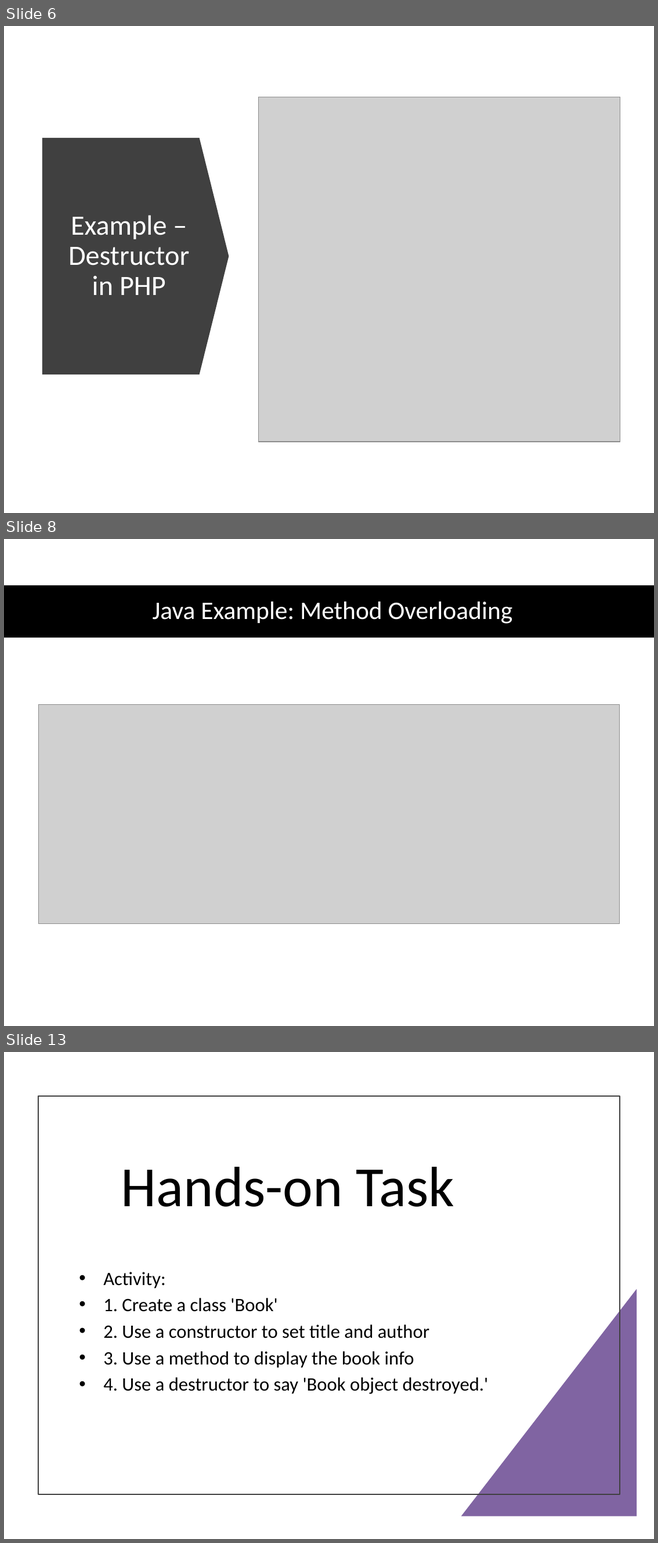
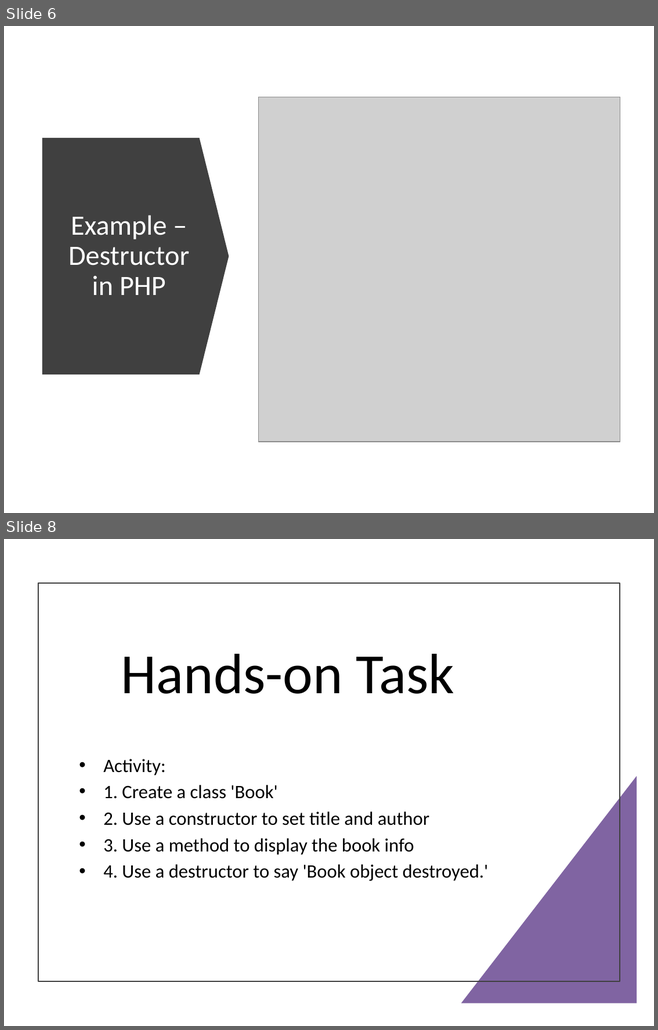
Before and after one commit to psuuc-jbgarcia/Object-Oriented-Programming-Lesson, a slide deck: OOP/Pre-lim/Week 2/Lecture/Week2_Constructors_Destructors_PHP - Copy.pptx. Shown one above the other, each under a label of ours: slides 6, 8 and 13 before the commit, slides 6 and 8 after it; the slides between them are not shown. The pictures are 658x1543 and 658x1030 pixels, drawn with LibreOffice and Linux fonts; fonts in the diff are those of the drawing; grey boxes stand for pictures. Boxes give left, top, right and bottom in pixels: in the first picture for what was removed or moved away, otherwise in the second. Text is boxed around its words. In the diff, an @@ line names an element or a change of style, - is before the commit and + after.

```diff
--- a/OOP/Pre-lim/Week 2/Lecture/Week2_Constructors_Destructors_PHP - Copy.pptx
+++ b/OOP/Pre-lim/Week 2/Lecture/Week2_Constructors_Destructors_PHP - Copy.pptx
@@ slide 8 removed at <box>4,539,654,1026</box>, background #FFFFFF @@
@@ rectangle removed at <box>4,585,654,638</box> @@
@@ title removed at <box>152,601,513,624</box> @@
-Java Example: Method Overloading
@@ picture removed at <box>38,705,619,924</box> @@
@@ what was slide 13 is now slide 8 @@
```
Also in this commit, not shown: 1 slide changed, 4 other slides removed, 13 other files.
